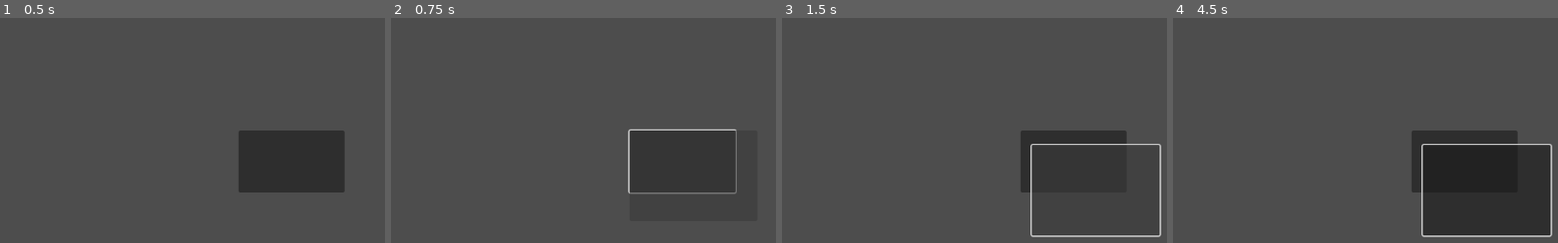
Above: before the commit, frames 1-4 (left to right).
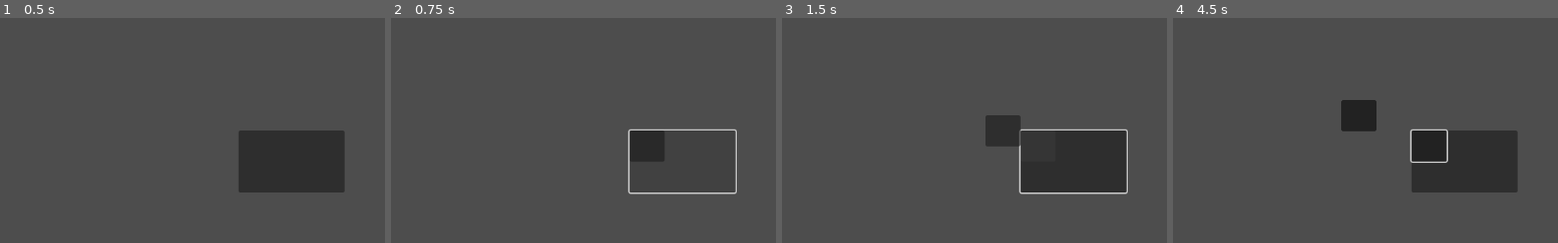
Above: after the commit, the same moments.

Repository: RavenRandomz/nasa-hackthon-2025
Game: Godot game, scene res://scene/test/test.tscn
Same seed, same stepped clock (60 frames per second), same inputs: the game is played once before the commit and once after it. The project has no main scene, so this scene is started directly.
Inputs (mouse positions are in pixels of both pictures, inside the frame that each line leads up to; where the layout moved, square brackets give the same spot in the first picture):
- Up to frame 1 (0.5 s): no input
- Up to frame 2 (0.75 s): click (683, 162) at 0.5 s
- Up to frame 3 (1.5 s): click (1039, 146) [1086, 175] at 1.25 s
- Up to frame 4 (4.5 s): click (1430, 146) at 2.02 s; click (1465, 162) at 2.75 s; click (1430, 146) [1484, 191] at 3.5 s; click (1392, 130) at 4.27 s

Frame 1 is identical in both runs. In frame 2, 0.4% of the frame differs, in the area x 62-90%, y 50-79%; in frame 3, 2.8%; in frame 4, 10%, in the area x 43-99%, y 36-98%.

Commit message:
perf(Draggable): Resize to be less cumbersome

Diff:
--- a/scene/draggable/draggable.tscn
+++ b/scene/draggable/draggable.tscn
@@ -3,8 +3,11 @@
 [ext_resource type="Script" uid="uid://s7fiie8saace" path="res://scene/draggable/draggable.gd" id="1_o1u3f"]
 
 [node name="Draggable" type="Button"]
-offset_right = 193.0
-offset_bottom = 137.0
+offset_left = -25.0
+offset_top = -22.0
+offset_right = 28.0
+offset_bottom = 25.0
+pivot_offset = Vector2(25, 21)
 script = ExtResource("1_o1u3f")
 
 [connection signal="button_down" from="." to="." method="_on_button_down"]
